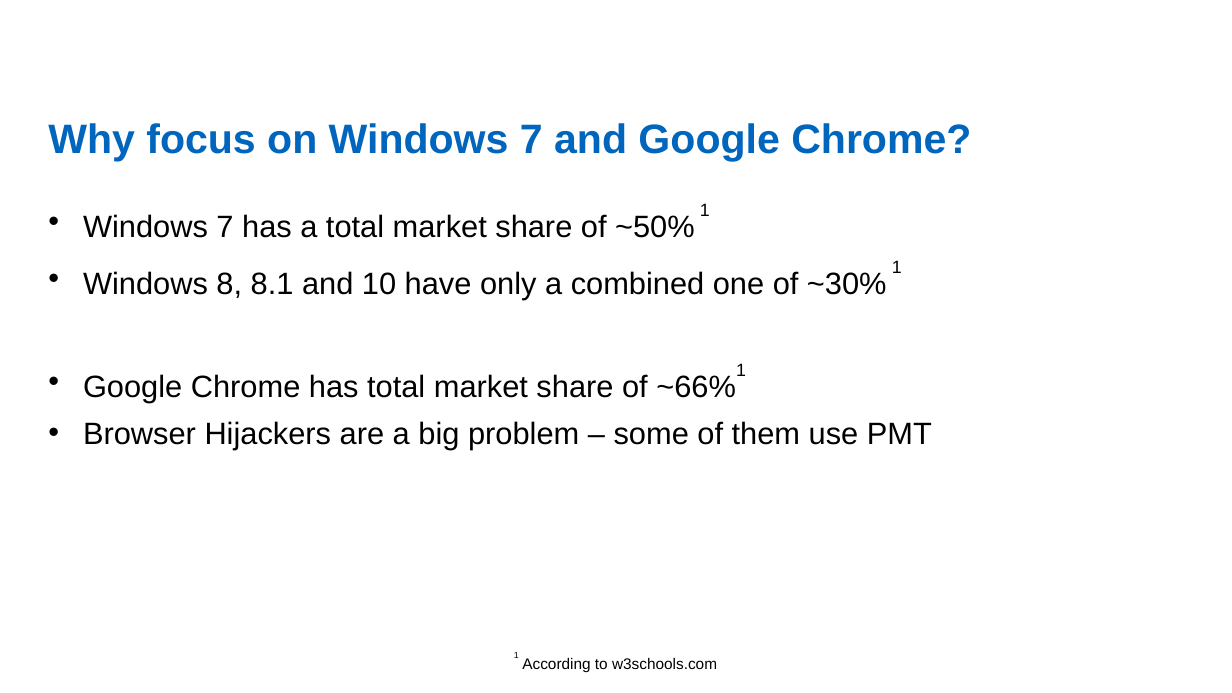
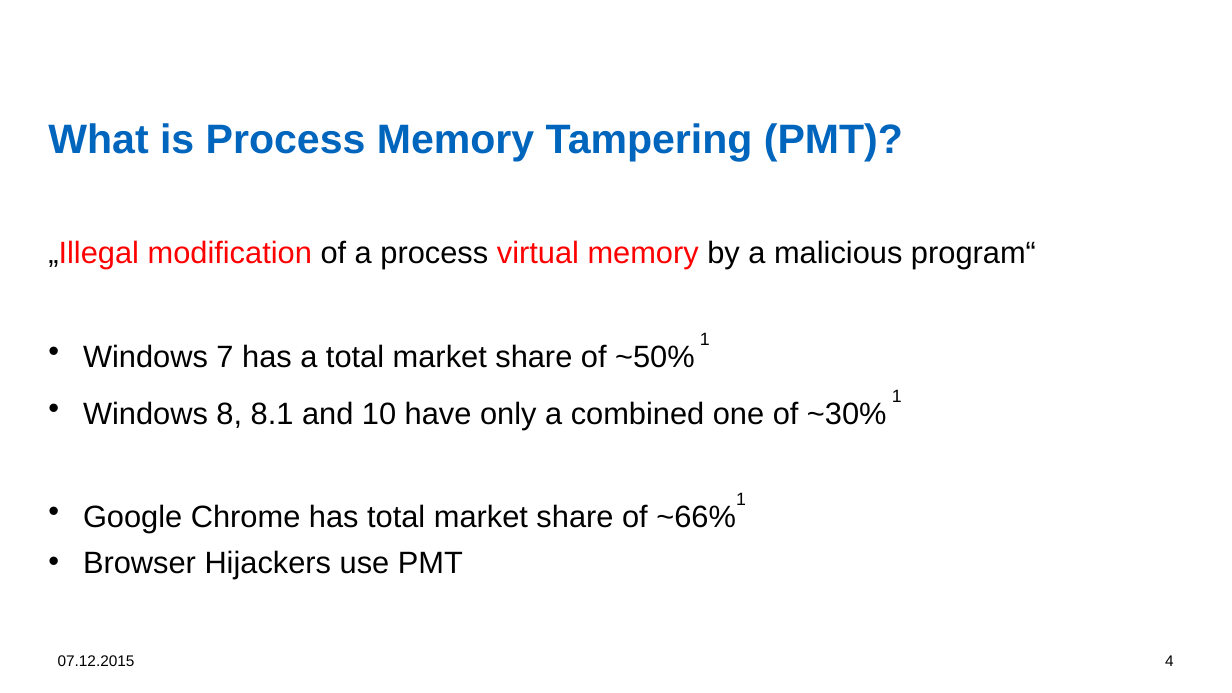
Before and after one commit to dennisfischer/bachelors-thesis, a slide deck: slide 4 of Presentations/Overview of illegal memory modifications - Attacks and Defenses.pptx (slide 19 before the commit). Drawn at 1232x693 pixels with LibreOffice and Linux fonts; fonts in the diff are those of the drawing; background and template pictures are left out. Boxes give left, top, right and bottom in pixels: in the first picture for what was removed or moved away, otherwise in the second. Text is boxed around its words. In the diff, an @@ line names an element or a change of style, - is before the commit and + after.

```diff
--- a/Presentations/Overview of illegal memory modifications - Attacks and Defenses.pptx
+++ b/Presentations/Overview of illegal memory modifications - Attacks and Defenses.pptx
@@ title at (48,123,903,161): text changed @@
-Why focus on Windows 7 and Google Chrome?
+What is Process Memory Tampering (PMT)?
@@ text at (48,240,1036,269): paragraph added @@
+„Illegal modification of a process virtual memory by a malicious program“
@@ text at (83,550,463,579): text changed @@
-• Browser Hijackers are a big problem – some of them use PMT
+• Browser Hijackers use PMT
@@ text added at (58,655,135,666), 12 pt, text #000000 @@
+07.12.2015
@@ text removed at (514,652,717,672) @@
-1 According to w3schools.com
@@ page number added at (1165,655,1174,666), 12 pt, text #000000 @@
+4
```
Also in this commit, not shown: 10 other slides changed, 7 slides added, 8 slides removed, 15 other files.
